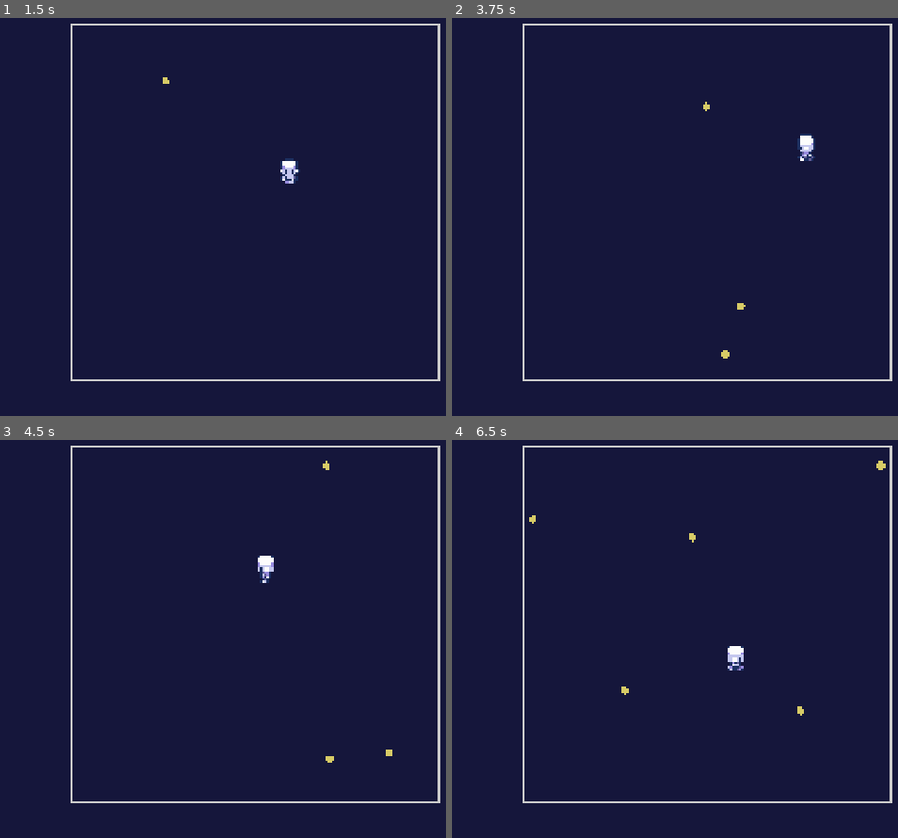
Above: before the commit, frames 1-4 (two rows, left to right).
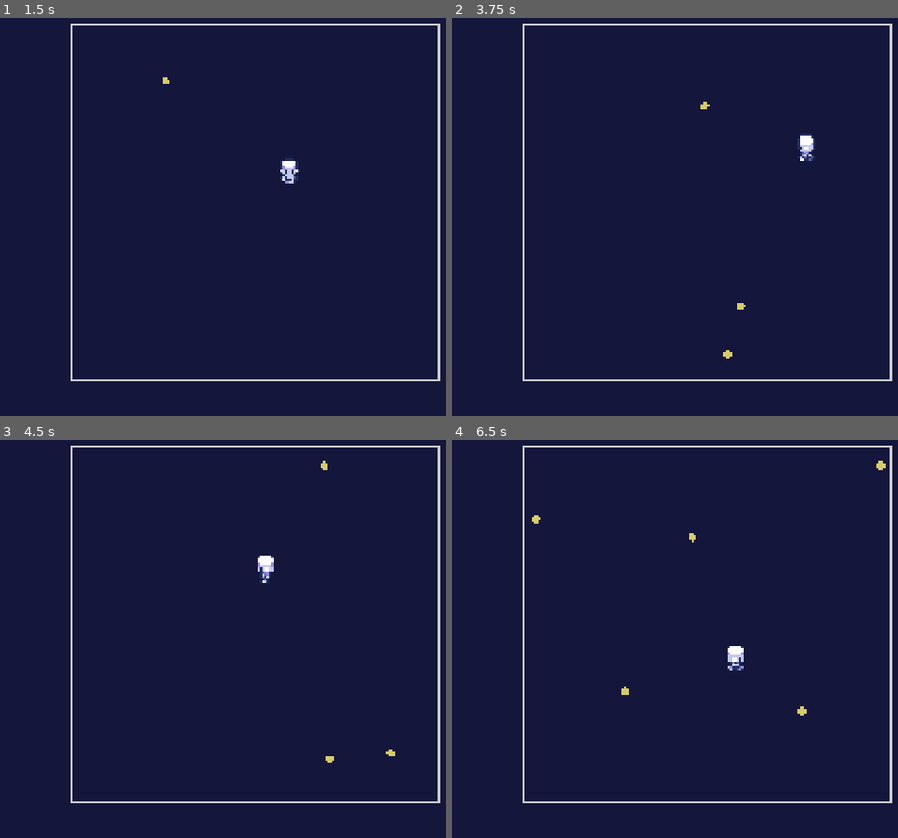
Above: after the commit, the same moments.

Repository: CSIE-Challenge/Challenge2026-godot
Game: Godot game, scene res://scenes/game.tscn
The game is run twice, just before and just after one commit, with the same random seed, the same clock (stepped at 60 frames per second) and the same inputs.
Inputs:
- Up to frame 1 (1.5 s): tap Enter at 0.5 s; hold Right (ui_right) 0.53-1.28 s; hold Down (ui_down) from 1.28 s (still down)
- Up to frame 2 (3.75 s): release Down (ui_down) at 2.03 s; hold Right (ui_right) 2.03-2.78 s; hold Up (ui_up) 2.78-3.53 s; hold Left (ui_left) from 3.53 s (still down)
- Up to frame 3 (4.5 s): keep holding Left (ui_left)
- Up to frame 4 (6.5 s): release Left (ui_left) at 5.03 s; hold Down (ui_down) 5.03-5.78 s; hold Right (ui_right) from 5.78 s (still down)

Frame 1 is identical in both runs. In frame 2, less than 0.1% of the frame differs, in the area x 55-63%, y 21-86%; in frame 3, less than 0.1%; in frame 4, less than 0.1%, in the area x 17-80%, y 18-70%.

Commit message:
corner glitch bug

Diff:
--- a/scenes/trap_spawner.gd
+++ b/scenes/trap_spawner.gd
@@ -19,7 +19,7 @@
         var new_trap = trap_scene.instantiate()
 
         # Define the boundary based on your provided images
-        var x_min = 524.5
+        var x_min = 530.5
         var x_max = 1463.5
         var y_min = 75.5
         var y_max = 981.5
